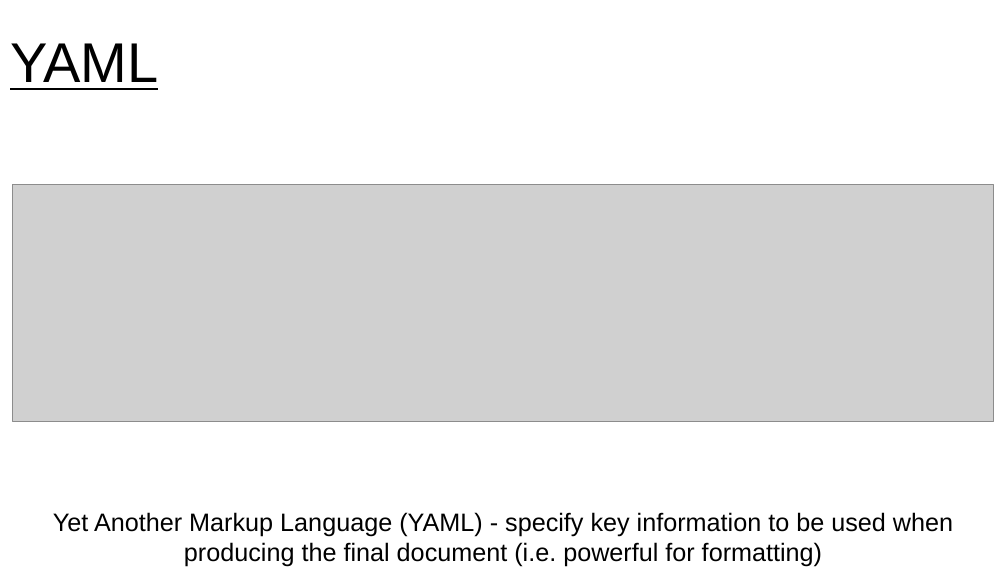
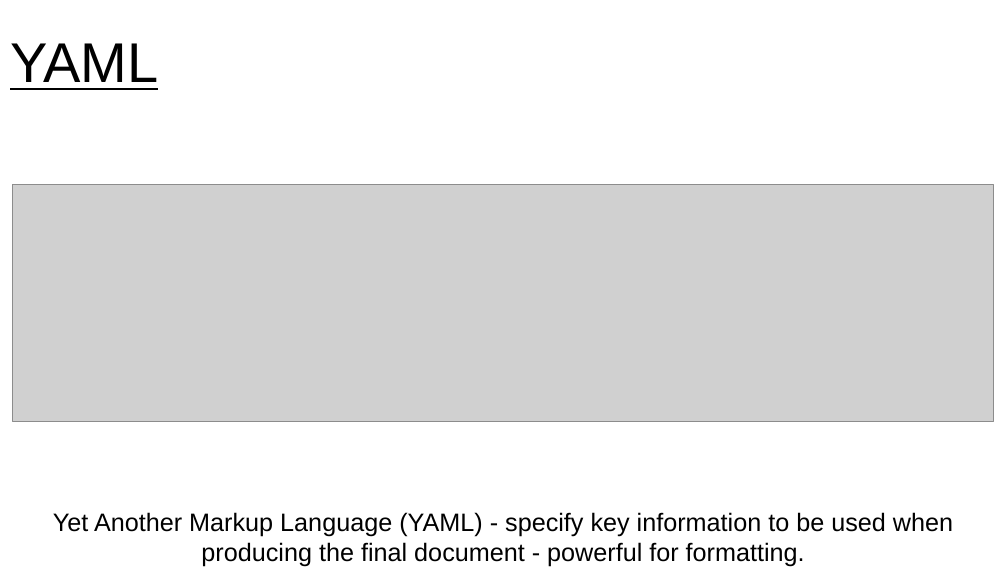
Before and after one commit to jennahamlin/GiGte, a slide deck: slide 6 of GiGte.pptx. Drawn at 1008x567 pixels with LibreOffice and Linux fonts; fonts in the diff are those of the drawing; grey boxes stand for pictures. Boxes give left, top, right and bottom in pixels: in the first picture for what was removed or moved away, otherwise in the second. Text is boxed around its words. In the diff, an @@ line names an element or a change of style, - is before the commit and + after.

```diff
--- a/GiGte.pptx
+++ b/GiGte.pptx
@@ text at [53,512,953,567]: text changed @@
-Yet Another Markup Language (YAML) - specify key information to be used when producing the final document (i.e. powerful for formatting)
+Yet Another Markup Language (YAML) - specify key information to be used when producing the final document - powerful for formatting.
```
Also in this commit, not shown: 10 other slides changed, 4 slides added, 1 other file.
